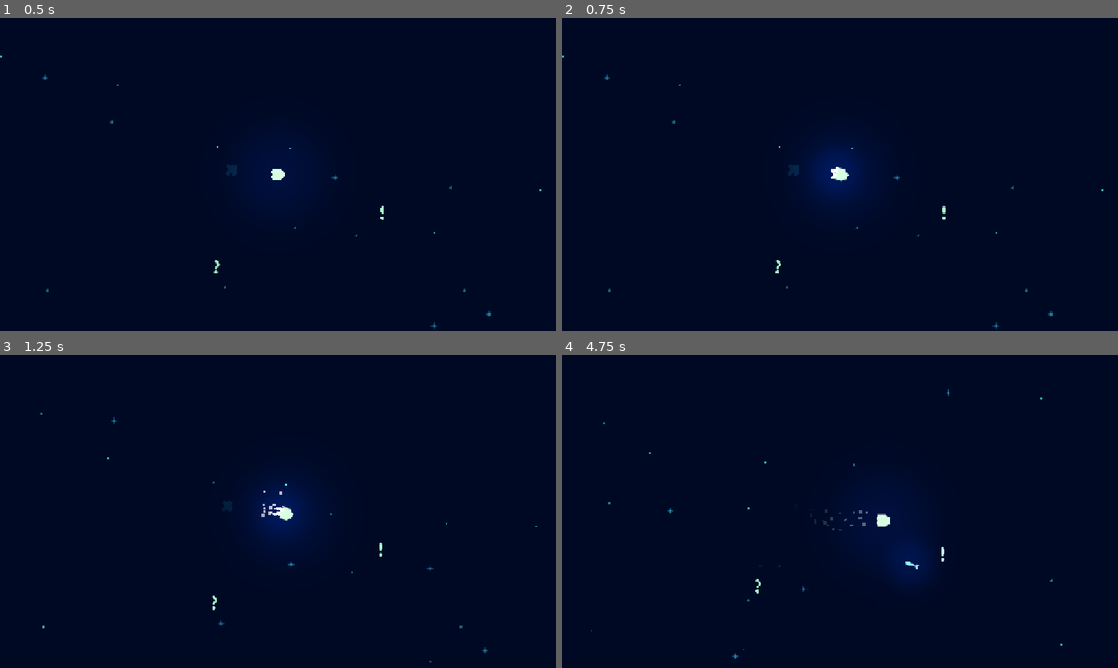
Above: before the commit, frames 1-4 (two rows, left to right).
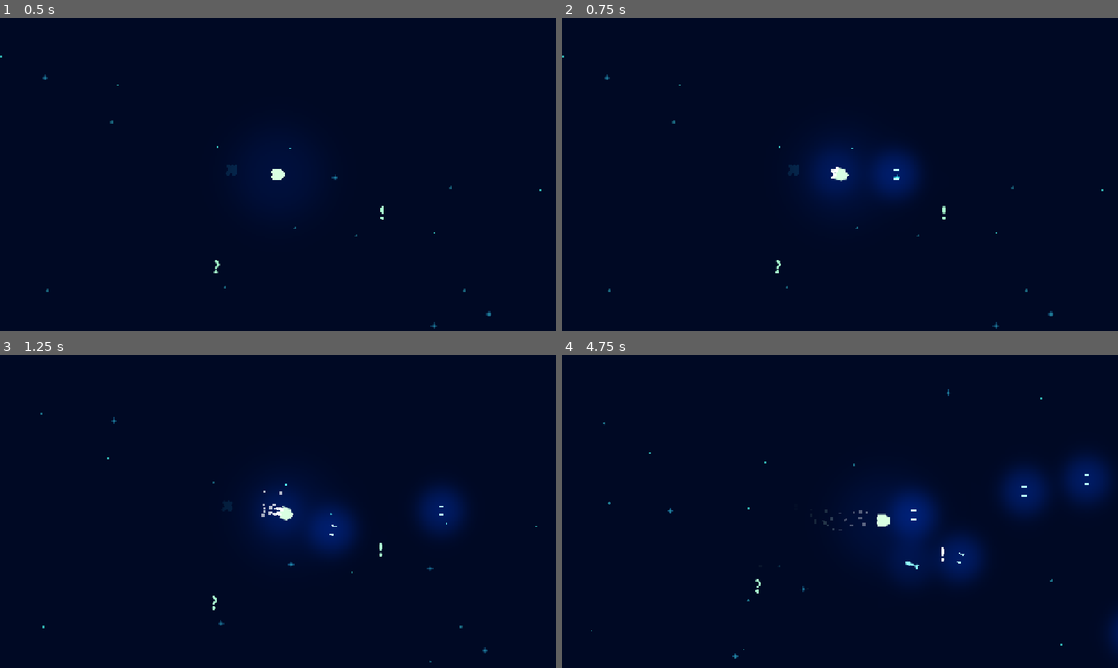
Above: after the commit, the same moments.

Repository: 95jonpet/ld58
Game: Godot game, scene res://main.tscn
Two runs of this game, one before a commit and one after it. Both use one fixed random seed, a clock stepped at 60 frames per second and the inputs below.
Inputs:
- Up to frame 1 (0.5 s): no input
- Up to frame 2 (0.75 s): tap Enter at 0.5 s; hold W (accelerate) from 0.53 s (still down); tap D (rotate_clockwise) at 0.6 s
- Up to frame 3 (1.25 s): keep holding W (accelerate)
- Up to frame 4 (4.75 s): release W (accelerate) at 1.28 s; tap A (rotate_counter_clockwise) at 1.35, 2.85, 4.35 s; hold W (accelerate) 2.03-3.53 s; tap D (rotate_clockwise) at 2.1, 3.6 s

Frame 1 is identical in both runs. In frame 2, 1.0% of the frame differs, in the area x 56-65%, y 42-58%; in frame 3, 2.0%; in frame 4, 4.2%, in the area x 59-100%, y 32-95%.

Commit message:
Add laser

Diff:
--- a/player/player.gd
+++ b/player/player.gd
@@ -4,7 +4,10 @@
 const ROTATION_SPEED: float = 5.0
 const MAX_SPEED: float = 32.0
 const ACCELERATION: float = 1.0
+const PLAYER_LASER_SPEED: float = 256.0
+const PLAYER_LASER_SCENE: PackedScene = preload("res://player/player_laser.tscn")
 
+@onready var _laser_emitters: Node = $LaserEmitters
 @onready var _engine_particles: Array[GPUParticles2D] = [
 	$EngineParticles1,
 	$EngineParticles2,
@@ -25,6 +28,20 @@
 		get_tree().reload_current_scene()
 	Globals.player_position = global_position
 
+func _on_timer_timeout() -> void:
+	_shoot_lasers()
+
 func _set_engine_particle_state(emitting: bool) -> void:
 	for emitter in _engine_particles:
 		emitter.emitting = emitting
+
+func _shoot_lasers() -> void:
+	for emitter in _laser_emitters.get_children():
+		_shoot_laser(emitter as Marker2D)
+
+func _shoot_laser(emitter: Marker2D) -> void:
+	var laser: PlayerLaser = PLAYER_LASER_SCENE.instantiate() as PlayerLaser
+	add_sibling(laser)
+	laser.global_position = emitter.global_position
+	laser.rotation = rotation
+	laser.velocity = velocity + Vector2.from_angle(laser.rotation) * PLAYER_LASER_SPEED
--- a/player/player.tscn
+++ b/player/player.tscn
@@ -42,3 +42,17 @@
 
 [node name="CollisionShape2D" type="CollisionShape2D" parent="Grappler"]
 shape = SubResource("CircleShape2D_yw30f")
+
+[node name="Timer" type="Timer" parent="."]
+wait_time = 0.5
+autostart = true
+
+[node name="LaserEmitters" type="Node2D" parent="."]
+
+[node name="Marker2D" type="Marker2D" parent="LaserEmitters"]
+position = Vector2(5, -5)
+
+[node name="Marker2D2" type="Marker2D" parent="LaserEmitters"]
+position = Vector2(5, 5)
+
+[connection signal="timeout" from="Timer" to="." method="_on_timer_timeout"]
--- /dev/null
+++ b/player/player_laser.gd
@@ -0,0 +1,8 @@
+class_name PlayerLaser
+extends CharacterBody2D
+
+
+func _physics_process(delta: float) -> void:
+	if move_and_collide(velocity * delta):
+		ScreenShake.apply_shake(5)
+		queue_free()
--- /dev/null
+++ b/player/player_laser.tscn
@@ -0,0 +1,25 @@
+[gd_scene load_steps=5 format=3 uid="uid://dofnnfx24g2rh"]
+
+[ext_resource type="Script" uid="uid://d26v8ar4lna7y" path="res://player/player_laser.gd" id="1_8rpwx"]
+[ext_resource type="Texture2D" uid="uid://c6xiebp0locvj" path="res://player/player_laser.png" id="1_hr547"]
+[ext_resource type="Texture2D" uid="uid://bfw556g483o" path="res://environment/light.png" id="3_m01m7"]
+
+[sub_resource type="RectangleShape2D" id="RectangleShape2D_hr547"]
+size = Vector2(6, 2)
+
+[node name="PlayerLaser" type="CharacterBody2D"]
+collision_layer = 0
+collision_mask = 4
+script = ExtResource("1_8rpwx")
+
+[node name="Sprite2D" type="Sprite2D" parent="."]
+texture = ExtResource("1_hr547")
+
+[node name="CollisionShape2D" type="CollisionShape2D" parent="."]
+shape = SubResource("RectangleShape2D_hr547")
+
+[node name="PointLight2D" type="PointLight2D" parent="."]
+color = Color(0.8509804, 1, 0.8862745, 1)
+shadow_enabled = true
+texture = ExtResource("3_m01m7")
+texture_scale = 0.25
Not shown, added: player/player_laser.gd.uid
Binary file added: player/player_laser.png
Not shown, added: player/player_laser.png.import
